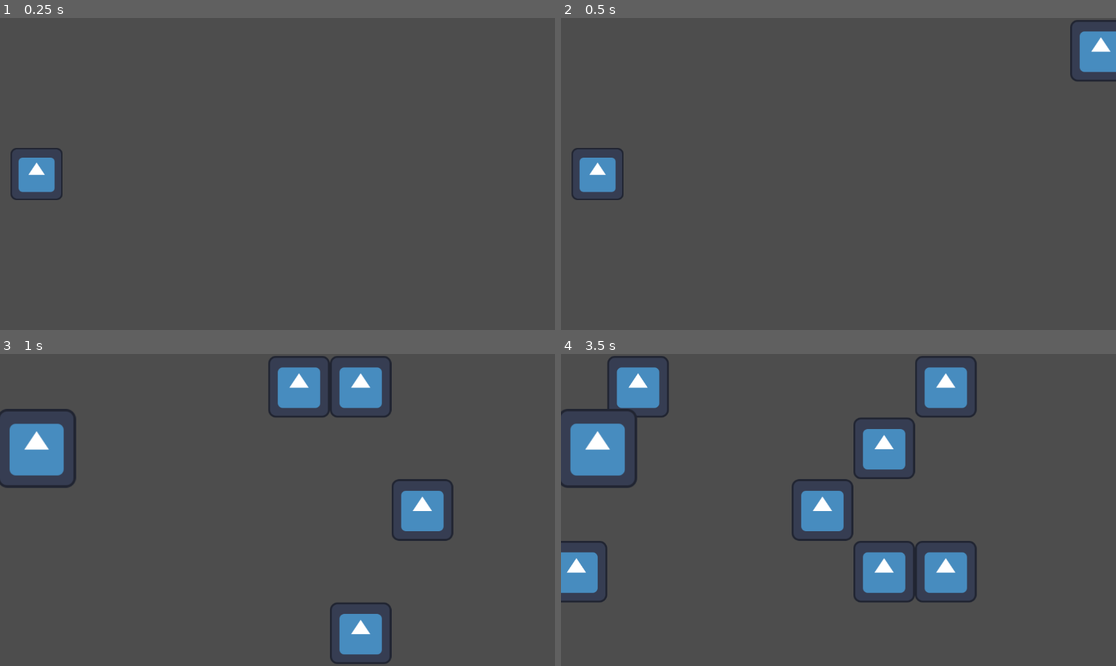
Above: before the commit, frames 1-4 (two rows, left to right).
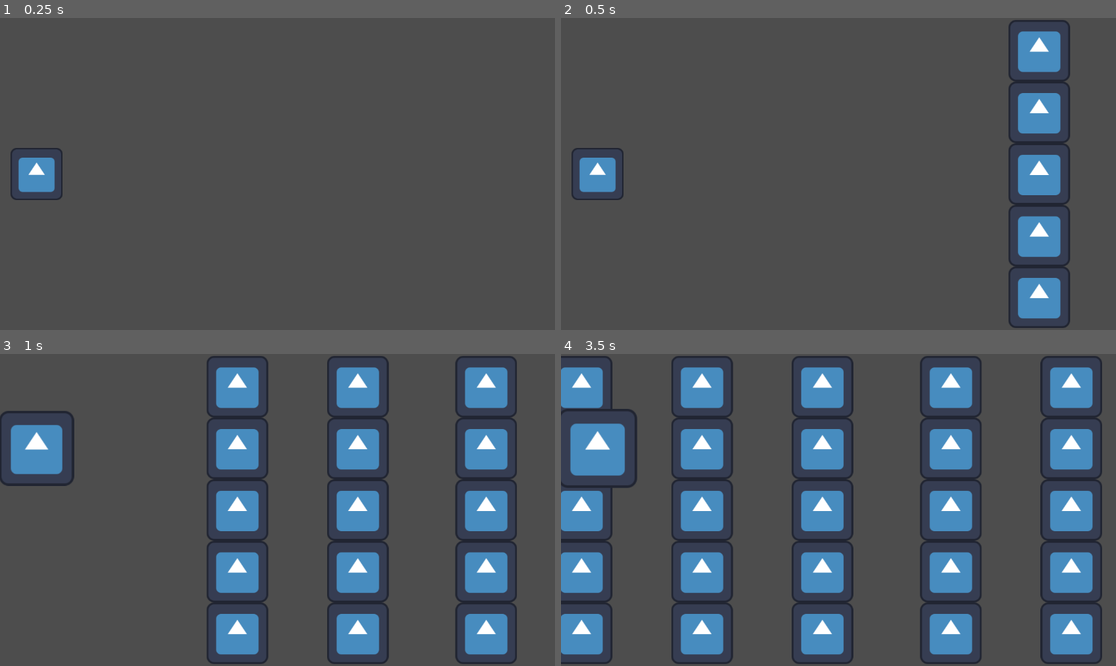
Above: after the commit, the same moments.

Repository: Shuisho10/Flee-3
Game: Godot game, scene res://res/scenes/core/ingame.tscn
Same seed, same stepped clock (60 frames per second), same inputs: the game is played once before the commit and once after it. The engine's default icon, where the game draws it, is replaced by a stand-in: a white triangle on a blue panel in a dark square.
Inputs:
- Up to frame 1 (0.25 s): no input
- Up to frame 2 (0.5 s): no input
- Up to frame 3 (1 s): hold W (button_up) from 0.53 s (still down); hold Space (button_jump) from 0.53 s (still down)
- Up to frame 4 (3.5 s): release W (button_up) at 1.28 s; release Space (button_jump) at 1.28 s; hold S (button_down) 1.28-2.03 s; tap Space (button_jump) at 1.35, 1.52, 1.82, 2.85, 3.02, 3.32 s; hold Space (button_jump) 2.03-2.78 s; hold W (button_up) from 2.03 s (still down)

Frame 1 is identical in both runs. In frame 2, 7.5% of the frame differs, in the area x 80-100%, y 0-100%; in frame 3, 21%; in frame 4, 31%, in the area x 0-98%, y 0-100%.

Commit message:
Nearly perfect jumping

Diff:
--- a/res/scenes/core/ingame.tscn
+++ b/res/scenes/core/ingame.tscn
@@ -17,8 +17,8 @@
 
 [node name="TestLevel" type="Node2D" parent="." node_paths=PackedStringArray("chunk_pool")]
 script = ExtResource("2_m3l23")
+chunk_pool = [NodePath("Data/Chunks/L Shape Chunk")]
 speed = 1000.0
-chunk_pool = [NodePath("Data/Chunks/Random Chunk"), NodePath("Data/Chunks/L Shape Chunk")]
 
 [node name="Data" type="Node2D" parent="TestLevel"]
 visible = false
--- a/res/scenes/core/player.tscn
+++ b/res/scenes/core/player.tscn
@@ -17,6 +17,20 @@
 "update": 0,
 "values": [Vector2(0.85, 0.85), Vector2(1.285, 1.285), Vector2(0.85, 0.85)]
 }
+tracks/1/type = "method"
+tracks/1/imported = false
+tracks/1/enabled = true
+tracks/1/path = NodePath(".")
+tracks/1/interp = 1
+tracks/1/loop_wrap = true
+tracks/1/keys = {
+"times": PackedFloat32Array(1),
+"transitions": PackedFloat32Array(1),
+"values": [{
+"args": [],
+"method": &"end_jump"
+}]
+}
 
 [sub_resource type="AnimationLibrary" id="AnimationLibrary_v53hp"]
 _data = {
--- a/src/core/Player.gd
+++ b/src/core/Player.gd
@@ -6,14 +6,17 @@
 var locked_movement: bool = false
 var jumping: bool = false
 var side_jump: bool = false
-@onready var _anim :AnimationPlayer= %AnimationPlayer
+@onready var _anim_player: AnimationPlayer = %AnimationPlayer
+@onready var _anim_jump: Animation = _anim_player.get_animation("jump")
 
 #Move player to lane
 func _process(delta: float):
-	position.y = lerpf(position.y,lane * current_scene.obs_size.y, delta * current_scene.speed / 20)
-	if Input.is_action_pressed("button_jump") and not is_jumping():
+	position.y = lerpf(position.y, lane * current_scene.obs_size.y, clampf(delta * current_scene.speed / 20,0,1))
+	if Input.is_action_pressed("button_jump"):
 		jump()
-	if not is_jumping() or side_jump:
+	else:
+		_anim_jump.loop_mode = Animation.LOOP_NONE
+	if not jumping or side_jump:
 		if Input.is_action_just_pressed("button_down"):
 			move_up()
 			side_jump = false
@@ -23,12 +26,13 @@
 
 
 func jump():
-	_anim.play("jump",-1,1/(current_scene.time_per_obsticle()*2))
-	side_jump = true
+	if not jumping:
+		if _anim_player.current_animation == "":
+			_anim_jump.loop_mode = Animation.LOOP_LINEAR
+			_anim_player.play("jump",-1,1/(current_scene.time_per_obsticle()*2))
+		side_jump = true
+		jumping=true
 
-
-func is_jumping():
-	return _anim.current_animation == "jump"
 
 func move_up():
 	if current_scene.lane_size > lane:
@@ -38,3 +42,6 @@
 func move_down():
 	if -current_scene.lane_size < lane:
 		lane -= 1
+
+func end_jump():
+	jumping=false
--- a/src/core/Scroller.gd
+++ b/src/core/Scroller.gd
@@ -2,15 +2,16 @@
 extends Node2D
 signal next_obstacle
 
+@export var chunk_pool: Array[Node2D]
+@export var speed: float = 100
+
 var scrolled: float = 0
-@export var speed: float = 100
 var lane_size:int = 2
 var obs_count:int = 0
 var obs_size: Vector2 = Vector2(128,128)
-var chunk_spawn_distance = 650
-@export var chunk_pool: Array[Node2D]
+var _chunk_spawn_distance :int = 650
+var _wait: int = 0
 var rng: RandomNumberGenerator
-var wait: int =0
 
 func _init():
 	rng = RandomNumberGenerator.new()
@@ -22,16 +23,16 @@
 		obs_count = int((scrolled)/obs_size.x)
 		emit_signal("next_obstacle")
 		_spawn()
-		wait-=1
+		_wait-=1
 
 func _spawn():
-	if wait<0:
+	if _wait<0:
 		var randomint: int = rng.randi_range(0,chunk_pool.size()-1)
 		var new_chunk :Node2D = chunk_pool[randomint].duplicate()
 		new_chunk.setup(self)
 		add_child(new_chunk)
-		new_chunk.position = Vector2(chunk_spawn_distance,0)
-		wait = new_chunk.chunk_length
+		new_chunk.position = Vector2(_chunk_spawn_distance,0)
+		_wait = new_chunk.chunk_length
 
 func time_per_obsticle():
 	return obs_size.x/speed
